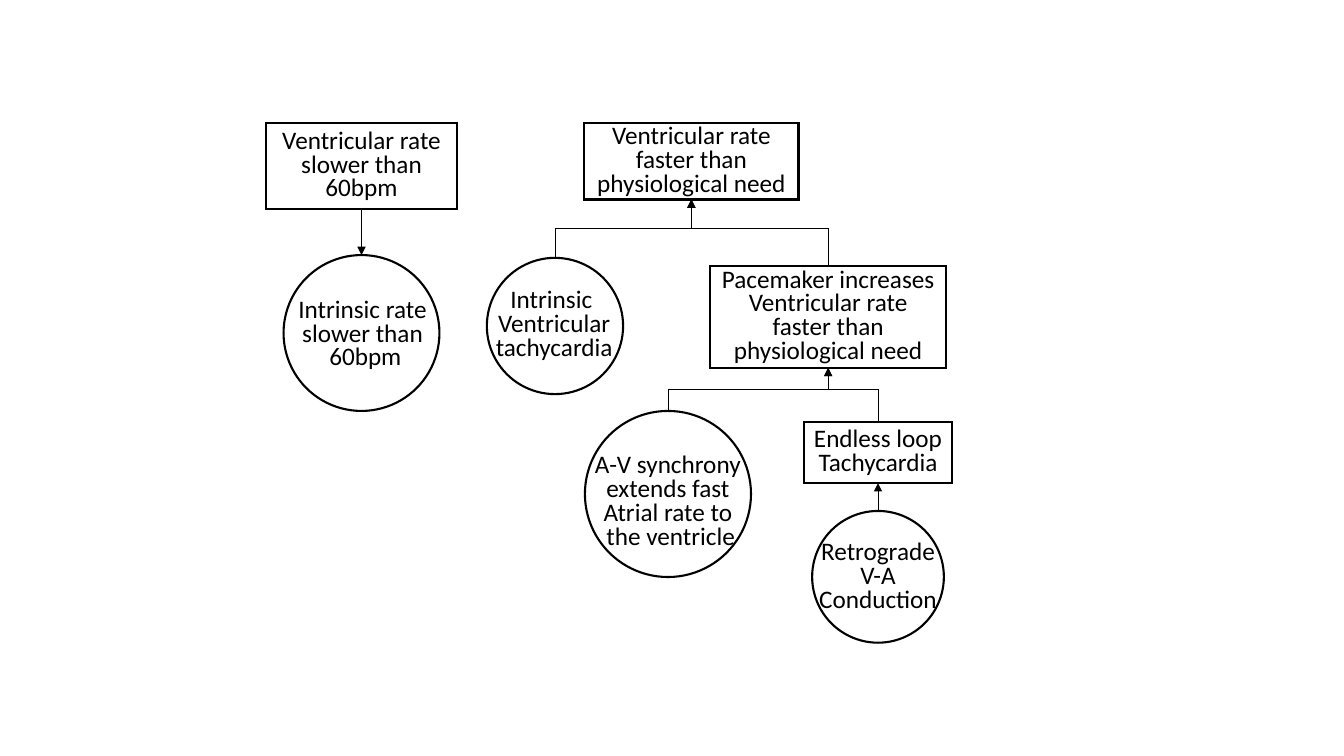
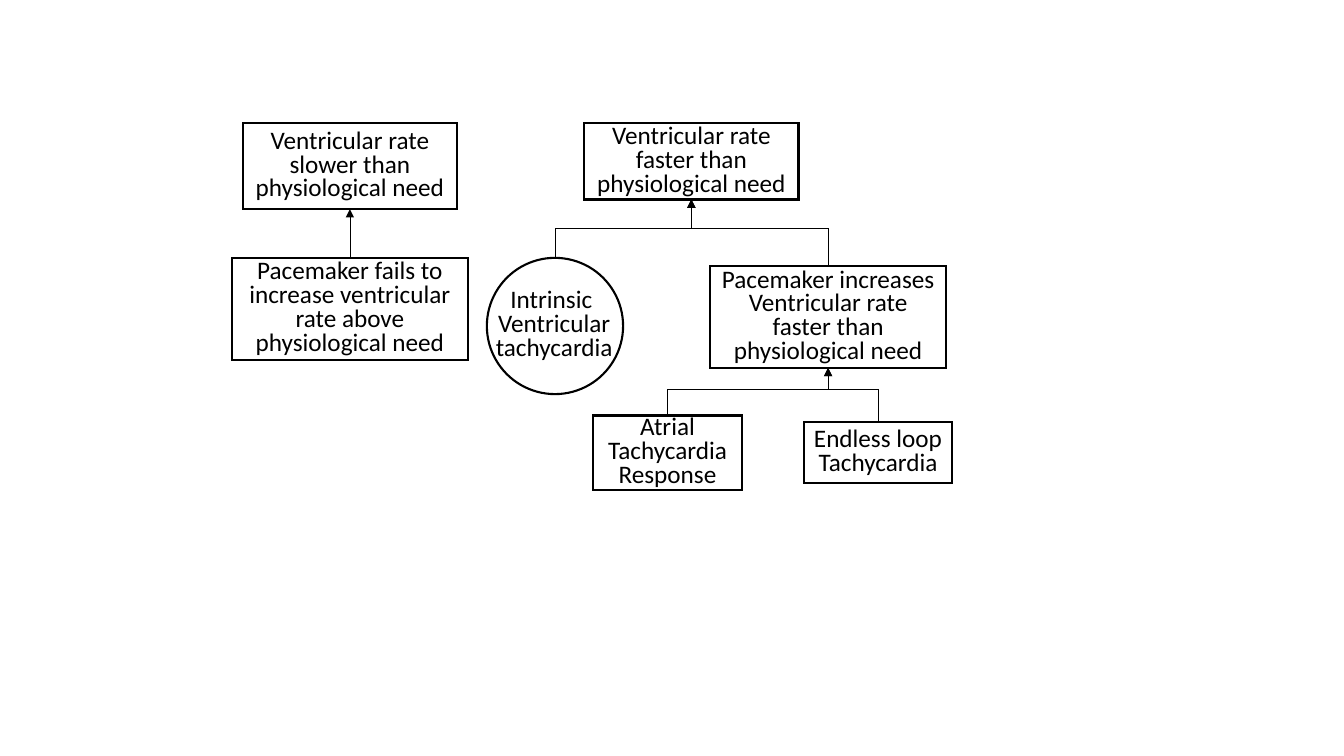
Before and after one commit to mlab-upenn/HaoProposal, a slide deck: slide 1 of PhDThesis/figs/risk_requirements.pptx. Drawn at 1344x756 pixels with LibreOffice and Linux fonts; fonts in the diff are those of the drawing. Boxes give left, top, right and bottom in pixels: in the first picture for what was removed or moved away, otherwise in the second. Text is boxed around its words. In the diff, an @@ line names an element or a change of style, - is before the commit and + after.

```diff
--- a/PhDThesis/figs/risk_requirements.pptx
+++ b/PhDThesis/figs/risk_requirements.pptx
@@ rectangle "Ventricular rate slower than physiological ...": place and size @@
-rectangle "Ventricular rate slower than physiological ..." at [266,123,458,209]
+rectangle "Ventricular rate slower than physiological ..." at [243,123,458,209]
@@ text in rectangle at [256,131,444,201]: text changed @@
-Ventricular rate slower than 60bpm
+Ventricular rate slower than physiological need
@@ arrow moved from (362, 209) - (362, 255) to (350, 209) - (350, 258) @@
@@ arrow (350, 209) - (350, 258): arrowheads changed @@
@@ rectangle added at [232,258,468,360], outline #000000 1.5 pt, 18 pt, text #000000 @@
+Pacemaker fails to increase ventricular rate above physiological need
@@ ellipse removed at [283,255,440,411] @@
@@ text removed at [298,300,427,369] @@
-Intrinsic rate
-slower than
-60bpm
@@ elbow arrow moved from (668, 411) - (829, 368) to (667, 415) - (829, 368) @@
@@ ellipse removed at [585,411,751,578] @@
@@ rectangle added at [594,415,742,490], outline #000000 1.5 pt, 18 pt, text #000000 @@
+Atrial Tachycardia Response
@@ text removed at [595,453,741,551] @@
-A-V synchrony
-extends fast
-Atrial rate to
-the ventricle
@@ arrow removed from (878, 511) to (878, 483) @@
@@ ellipse removed at [813,511,945,643] @@
@@ text removed at [819,540,937,614] @@
-Retrograde
-V-A
-Conduction
```
Also in this commit, not shown: 11 other files.
